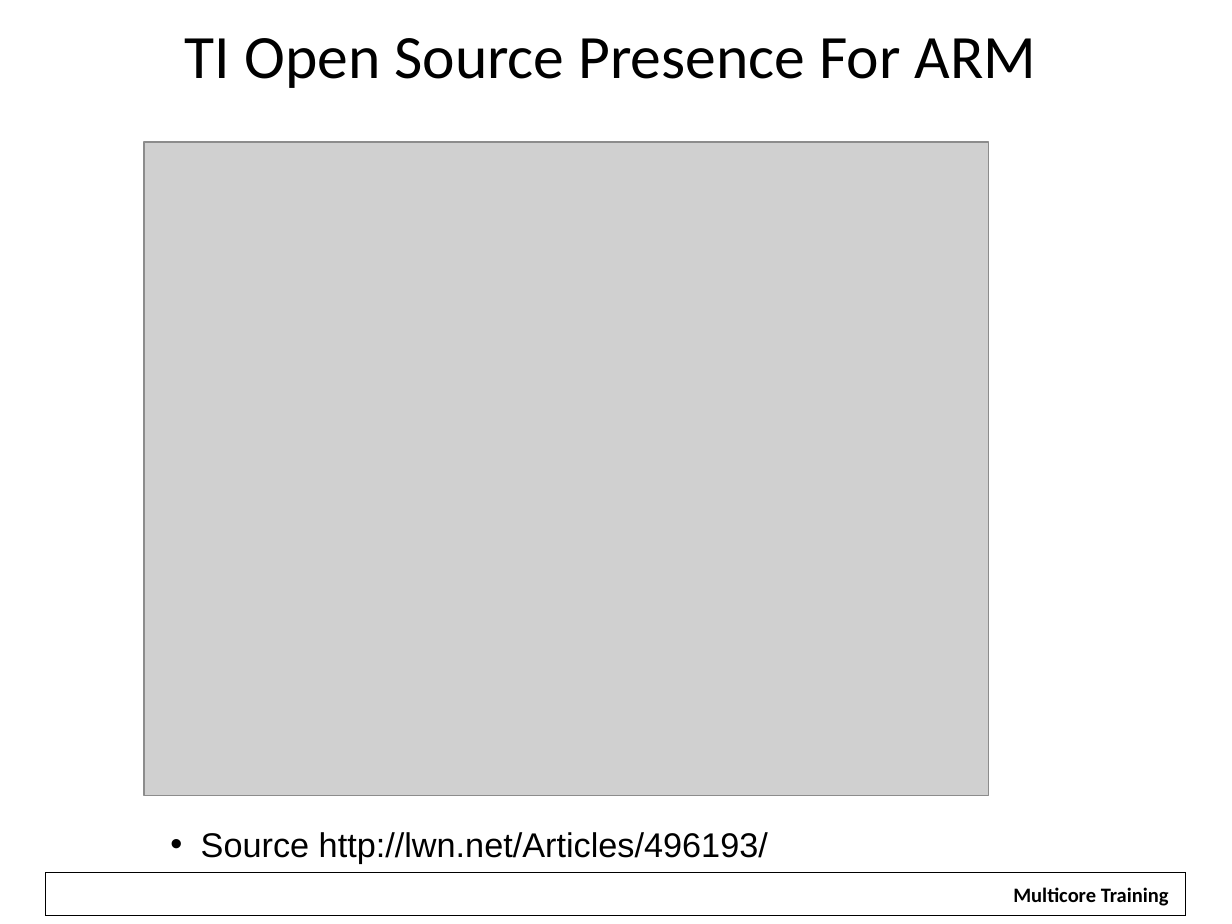
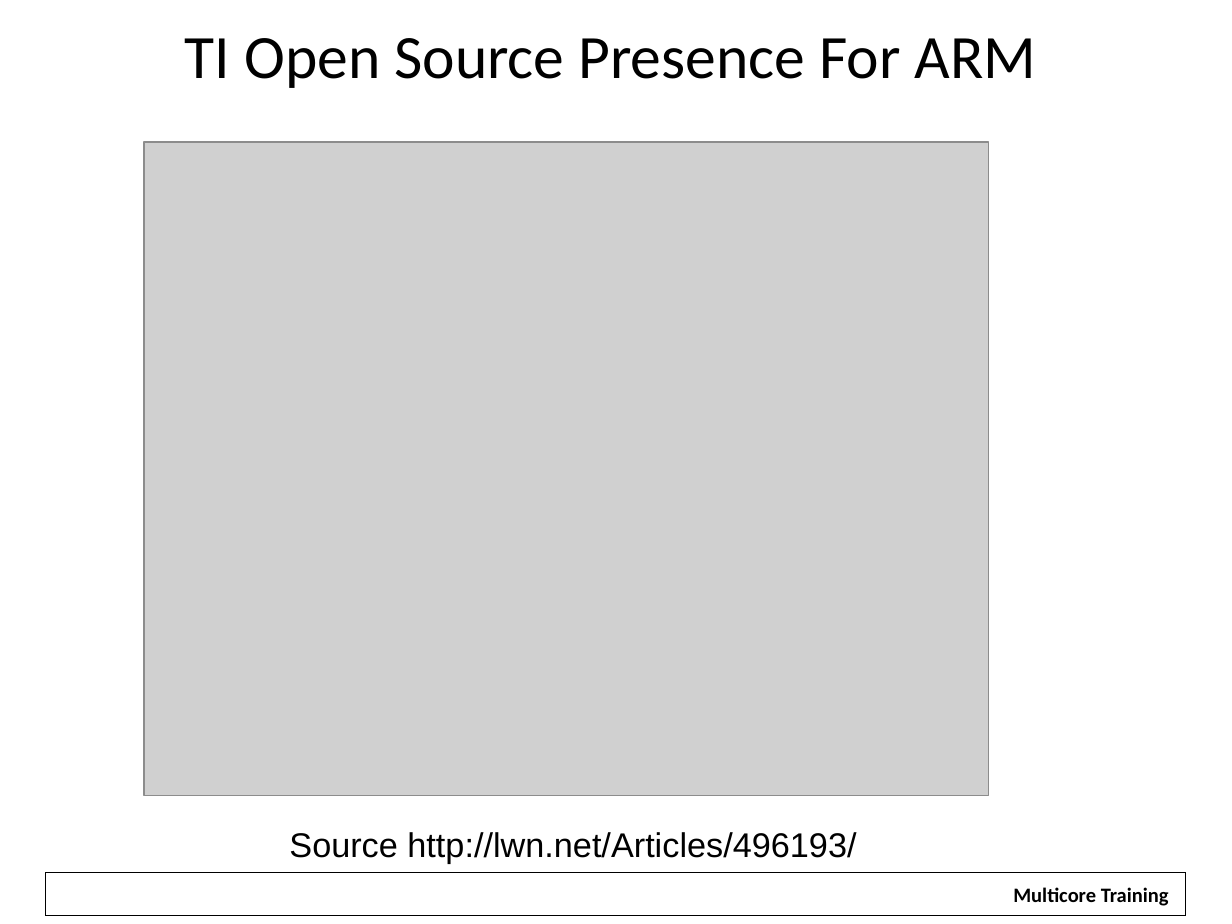
Before and after one commit to hari1989/keystone-workshop, a slide deck: slide 19 of preliminary/Working/presentations/KS1-2 SW Overview.pptx. Drawn at 1232x924 pixels with LibreOffice and Linux fonts; fonts in the diff are those of the drawing; grey boxes stand for pictures; background and template pictures are left out. Boxes give left, top, right and bottom in pixels: in the first picture for what was removed or moved away, otherwise in the second. Text is boxed around its words. In the diff, an @@ line names an element or a change of style, - is before the commit and + after.

```diff
--- a/preliminary/Working/presentations/KS1-2 SW Overview.pptx
+++ b/preliminary/Working/presentations/KS1-2 SW Overview.pptx
@@ text "Source http://lwn.net/Articles/496193/" at bbox=[289, 832, 856, 863]: alignment left to centre; bullet • to none @@
```
Also in this commit, not shown: 12 other slides changed.
